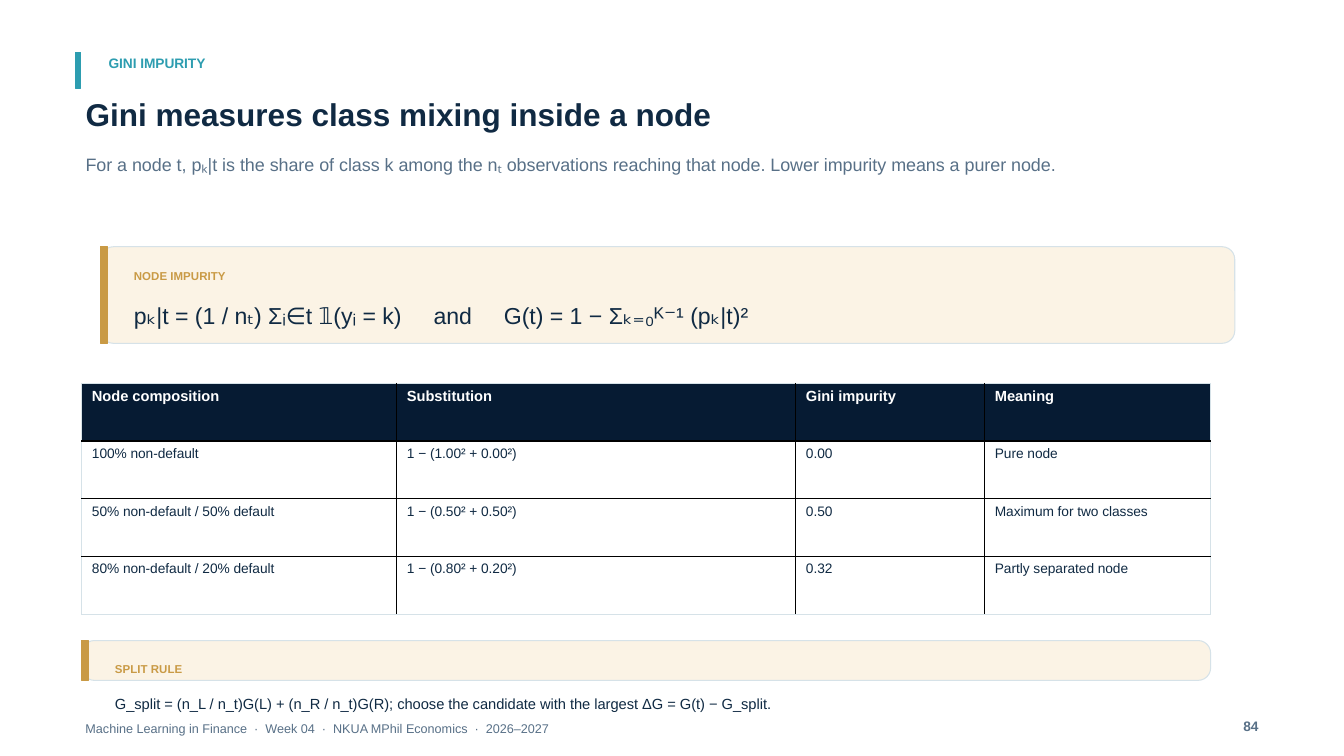
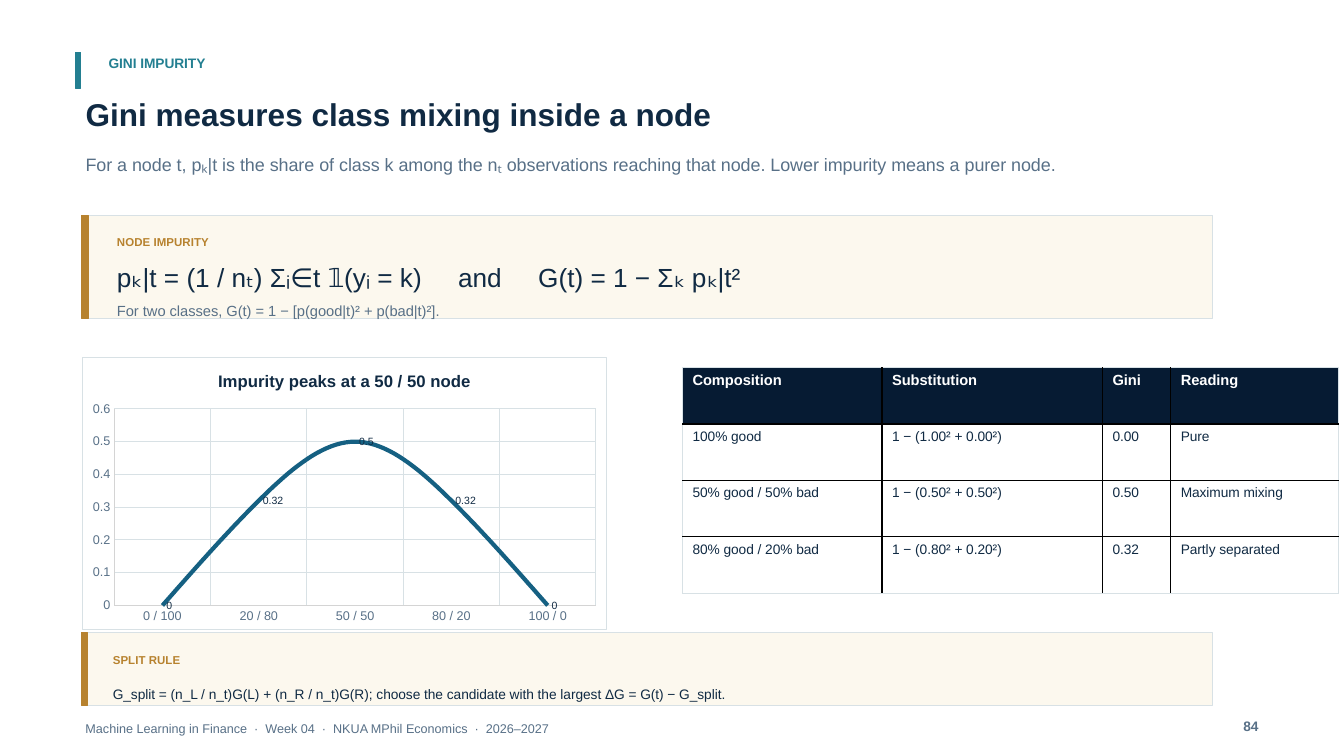
Before and after one commit to fkottas/Teaching-Courses, a slide deck: slide 84 of Machine Learning in Finance/2026-2027/lectures/week-04/slides/Lecture_04_Feature_Engineering_for_Financial_Data_2026-2027.pptx. Drawn at 1344x756 pixels with LibreOffice and Linux fonts; fonts in the diff are those of the drawing. Boxes give left, top, right and bottom in pixels: in the first picture for what was removed or moved away, otherwise in the second. Text is boxed around its words. In the diff, an @@ line names an element or a change of style, - is before the commit and + after.

```diff
--- a/Machine Learning in Finance/2026-2027/lectures/week-04/slides/Lecture_04_Feature_Engineering_for_Financial_Data_2026-2027.pptx
+++ b/Machine Learning in Finance/2026-2027/lectures/week-04/slides/Lecture_04_Feature_Engineering_for_Financial_Data_2026-2027.pptx
@@ rectangle at (x1=76, y1=52, x2=81, y2=88): fill #2D9DB0 to #237F91; outline #2D9DB0 0.75 pt to #237F91 0.75 pt @@
@@ text "GINI IMPURITY" at (x1=109, y1=58, x2=205, y2=68): text colour #2D9DB0 to #237F91 @@
@@ rectangle resized from (x1=101, y1=247, x2=107, y2=344) to (x1=82, y1=216, x2=88, y2=319) @@
@@ rectangle at (x1=82, y1=216, x2=88, y2=319): fill #C99A45 to #B7822E; outline #C99A45 0.75 pt to #B7822E 0.75 pt @@
@@ rectangle resized from (x1=101, y1=247, x2=1235, y2=344) to (x1=82, y1=216, x2=1213, y2=319) @@
@@ rectangle at (x1=82, y1=216, x2=1213, y2=319): rounded rectangle to rectangle; fill #FBF3E5 to #FCF8EE; outline #D6E2E8 0.75 pt to #D8E1E5 0.75 pt @@
@@ text "NODE IMPURITY" moved from (x1=134, y1=272, x2=225, y2=280) to (x1=117, y1=238, x2=209, y2=246) @@
@@ text "NODE IMPURITY" at (x1=117, y1=238, x2=209, y2=246): text colour #C99A45 to #B7822E @@
@@ text at (x1=143, y1=268, x2=741, y2=293): text changed; size 16.5 to 18.8 pt @@
-pₖ|t = (1 / nₜ) Σᵢ∈t 𝟙(yᵢ = k) and G(t) = 1 − Σₖ₌₀ᴷ⁻¹ (pₖ|t)²
+pₖ|t = (1 / nₜ) Σᵢ∈t 𝟙(yᵢ = k) and G(t) = 1 − Σₖ pₖ|t²
@@ text added at (x1=117, y1=305, x2=440, y2=319), 10.5 pt, text #587087 @@
+For two classes, G(t) = 1 − [p(good|t)² + p(bad|t)²].
@@ line chart added at (x1=82, y1=357, x2=607, y2=630) @@
+title "Impurity peaks at a 50 / 50 node "
+categories: 0 / 100, 20 / 80, 50 / 50, 80 / 20, 100 / 0
+Series 1: 0, 0.32, 0.5, 0.32, 0
@@ table at (x1=683, y1=368, x2=1340, y2=594) @@
-row 1: Node composition | Substitution | Gini impurity | Meaning
+row 1: Composition | Substitution | Gini | Reading
-row 2, column 1: 100% non-default
+row 2, column 1: 100% good
-row 2, column 4: Pure node
+row 2, column 4: Pure
-row 3, column 1: 50% non-default / 50% default
+row 3, column 1: 50% good / 50% bad
-row 3, column 4: Maximum for two classes
+row 3, column 4: Maximum mixing
-row 4, column 1: 80% non-default / 20% default
+row 4, column 1: 80% good / 20% bad
-row 4, column 4: Partly separated node
+row 4, column 4: Partly separated
@@ borders changed @@
@@ table resized from (x1=82, y1=383, x2=1211, y2=614) to (x1=683, y1=368, x2=1340, y2=594) @@
@@ rectangle at (x1=82, y1=632, x2=87, y2=706): fill #C99A45 to #B7822E; outline #C99A45 0.75 pt to #B7822E 0.75 pt @@
@@ rectangle resized from (x1=82, y1=640, x2=88, y2=681) to (x1=82, y1=632, x2=87, y2=706) @@
@@ rounded rectangle removed at (x1=82, y1=640, x2=1211, y2=681) @@
@@ rectangle added at (x1=82, y1=632, x2=1213, y2=706), fill #FCF8EE, outline #D8E1E5 0.75 pt @@
@@ text "SPLIT RULE" at (x1=113, y1=656, x2=180, y2=664): text colour #C99A45 to #B7822E @@
@@ text "SPLIT RULE" moved from (x1=115, y1=665, x2=182, y2=673) to (x1=113, y1=656, x2=180, y2=664) @@
@@ text "G_split = (n_L / n_t)G(L) ..." moved from (x1=115, y1=698, x2=772, y2=712) to (x1=113, y1=689, x2=725, y2=702) @@
@@ text "G_split = (n_L / n_t)G(L) ..." at (x1=113, y1=689, x2=725, y2=702): size 10.5 to 9.8 pt @@
```
Also in this commit, not shown: 88 other slides changed, 1 slide added, 1 slide removed, 4 other files.
